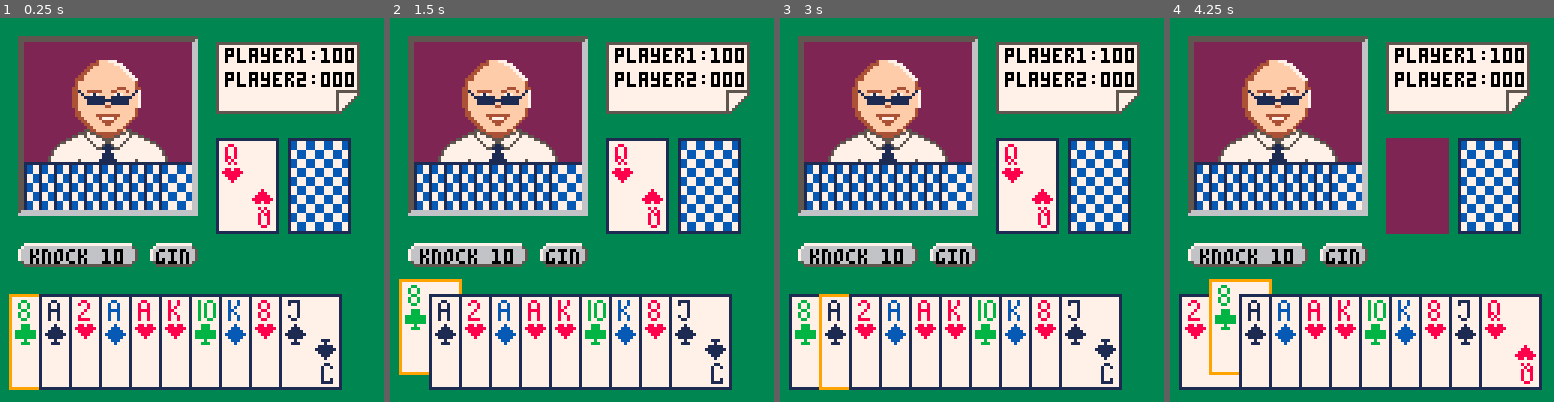
Above: before the commit, frames 1-4 (left to right).
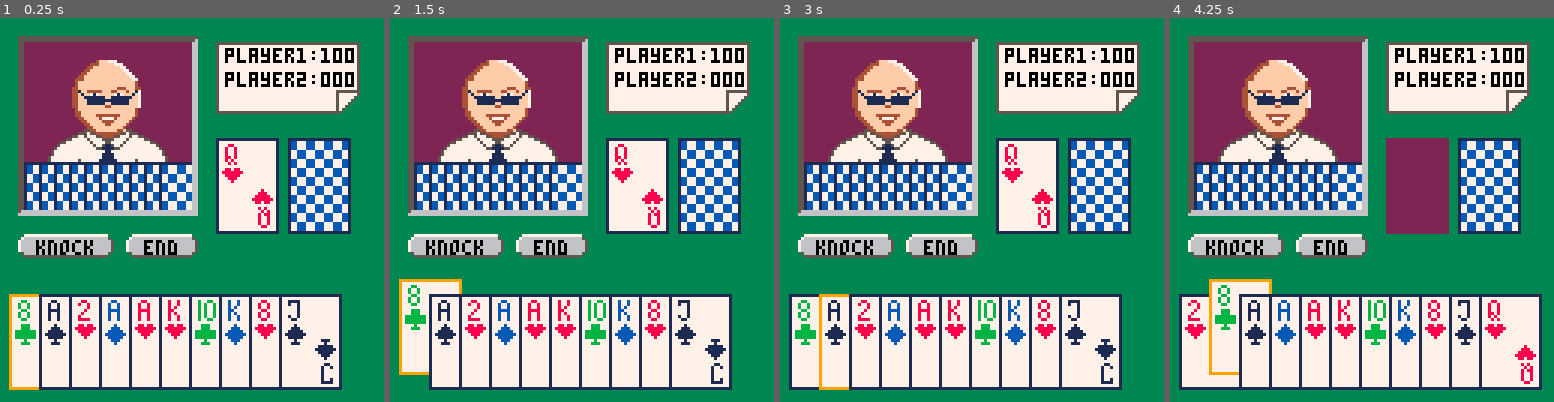
Above: after the commit, the same moments.

Repository: mkoseoglu091/GinRummy
Game: PICO-8 cartridge gin.p8
Same seed, same stepped clock (60 frames per second), same inputs: the game is played once before the commit and once after it.
Inputs:
- Up to frame 1 (0.25 s): no input
- Up to frame 2 (1.5 s): tap X (X key) at 1.07 s
- Up to frame 3 (3 s): hold Left 1.97-2.37 s; tap X (X key) at 2.07, 2.4, 2.73 s; hold Down 2.42-2.82 s; hold Right from 2.87 s (still down)
- Up to frame 4 (4.25 s): tap X (X key) every 0.33 s from 3.07 to 4.07 s; release Right at 3.53 s; hold Up 3.58-4.08 s; hold Right from 4.13 s (still down)

The runs differ from the first frame. In frame 1, 3.2% of the frame differs, in the area x 4-52%, y 56-65%; in frame 2, 3.2%; in frame 3, 3.2%; in frame 4, 3.2%.

Commit message:
Update gin.p8

Diff:
--- a/gin.p8
+++ b/gin.p8
@@ -30,20 +30,23 @@
  draw_mid_cards()
 
  -- oponent hand draw
- for i=1, 10 do
-  spr(78, 8 + (i-1)*5, 48, 2, 2)
- end
+ draw_opponent_hand()
 
  -- draw oponent
  spr(204, 19, 10, 4, 4)
 
+ -- draw buttons
 	draw_knock_gin_button()
+ draw_end_turn_button()
+
 
  -- scores
  print("player1:100", 75, 10, 0)
  print("player2:000", 75, 18, 0)
 
  --_, _, _, d = gin_knock_checker({"4s", "5s", "6s", "4h", "4d" ,"8d", "ac", "ad", "ac", "kd"})
+
+ print(player1.discard_selection,0,0)
 end
 
 -->8
@@ -191,6 +194,14 @@
 end
 
 
+-- draw opponent hand
+function draw_opponent_hand()
+ for i=1, 10 do
+  spr(78, 8 + (i-1)*5, 48, 2, 2)
+ end
+end
+
+
 -- draw middle cards
 function draw_mid_cards()
  if #discard > 0 then
@@ -217,42 +228,54 @@
 
 -- draw knock and gin buttons
 function draw_knock_gin_button()
- -- knock button
- if (not player1.knock_available and player1.on_level == 1) or (not player1.knock_available and player1.on_level == 2 and player1.action2 != 1) then
-  spr(8, 6, 75, 5, 1)
-  print("knock 10", 10, 77, 0)
-
- elseif not player1.knock_available and player1.on_level == 2 and player1.action2 == 1 then
-  spr(24, 6, 75, 5, 1)
-  print("knock 10", 10, 77, 0)
-
- elseif (player1.knock_available and player1.on_level == 2 and player1.action2 != 1) or (player1.knock_available and player1.on_level == 1) then
-  spr(40, 6, 75, 5, 1)
-  print("knock 10", 10, 77, 0)
-
- elseif player1.knock_available and player1.on_level == 2 and player1.action2 == 1 then
-  spr(56, 6, 75, 5, 1)
-  print("knock 10", 10, 77, 0)
- end
-
- -- gin button
- if (not player1.gin_available and player1.on_level == 1) or (not player1.gin_available and player1.on_level == 2 and player1.action2 != 2) then
-  spr(14, 50, 75, 2, 1)
-  print("gin", 52, 77, 0)
-
- elseif not player1.gin_available and player1.on_level == 2 and player1.action2 == 2 then
-  spr(30, 50, 75, 2, 1)
-  print("gin", 52, 77, 0)
-
- elseif (player1.gin_available and player1.on_level == 2 and player1.action2 != 2) or (player1.gin_available and player1.on_level == 1) then
-  spr(46, 50, 75, 2, 1)
-  print("gin", 52, 77, 0)
-
- elseif player1.gin_available and player1.on_level == 2 and player1.action2 == 2 then
-  spr(62, 50, 75, 2, 1)
-  print("gin", 52, 77, 0)
- end
-
+ -- knock/gin  button
+ if (player1.gin_available and player1.action != 1 and player1.on_level == 3) or (player1.gin_available and player1.on_level != 3)  then
+  spr(44, 6, 72, 4, 1)
+
+ elseif player1.gin_available and player1.on_level == 3 and player1.action2 == 1 then
+  spr(60, 6, 72, 4, 1)
+
+ elseif (player1.knock_available and player1.action != 1 and player.on_level == 3) or (player1.knock_available and player1.on_level != 3)  then
+  spr(40, 6, 72, 4, 1)
+
+ elseif player1.knock_available and player1.on_level == 3 and player1.action2 == 1 then
+  spr(56, 6, 72, 4, 1)
+
+ elseif not player1.knock_available and player1.on_level != 3 then
+  spr(8, 6, 72, 4, 1)
+
+ elseif (not player1.knock_available and player1.on_level == 3 and player1.action == 1) or (not player1.gin_available and player1.on_level == 3 and player1.action == 1) then
+  spr(24, 6, 72, 4, 1)
+ end
+
+ -- print label
+ if player1.gin_available then
+  print("gin", 16, 74, 0)
+ else
+  print("knock", 12, 74, 0)
+ end
+end
+
+
+-- draw end turn button
+function draw_end_turn_button()
+ if player1.discard_selection == "" and player1.on_level != 3 then
+  spr(8, 42, 72, 2, 1)
+  spr(11, 58, 72)
+ elseif player1.discard_selection == "" and player1.on_level == 3 and player1.action != 2 then
+  spr(8, 42, 72, 2, 1)
+  spr(11, 58, 72)
+ elseif player1.discard_selection == "" and player1.on_level == 3 and player1.action == 2 then
+  spr(24, 42, 72, 2, 1)
+  spr(17, 58, 72)
+ elseif (player1.discard_selection != "" and player1.on_level != 3) or (player1.discard_selection != "" and player1.on_level == 3 and player1.action != 2) then
+  spr(44, 42, 72, 2, 1)
+  spr(47, 58, 72)
+ elseif player1.discard_selection != "" and player1.on_level == 3 and player1.action == 2 then
+  spr(60, 42, 72, 2, 1)
+  spr(63, 58, 72)
+ end
+ print("end", 48, 74)
 
 end
 
Not shown, changed: 32 lines of the sprite sheet (__gfx__) section of gin.p8
